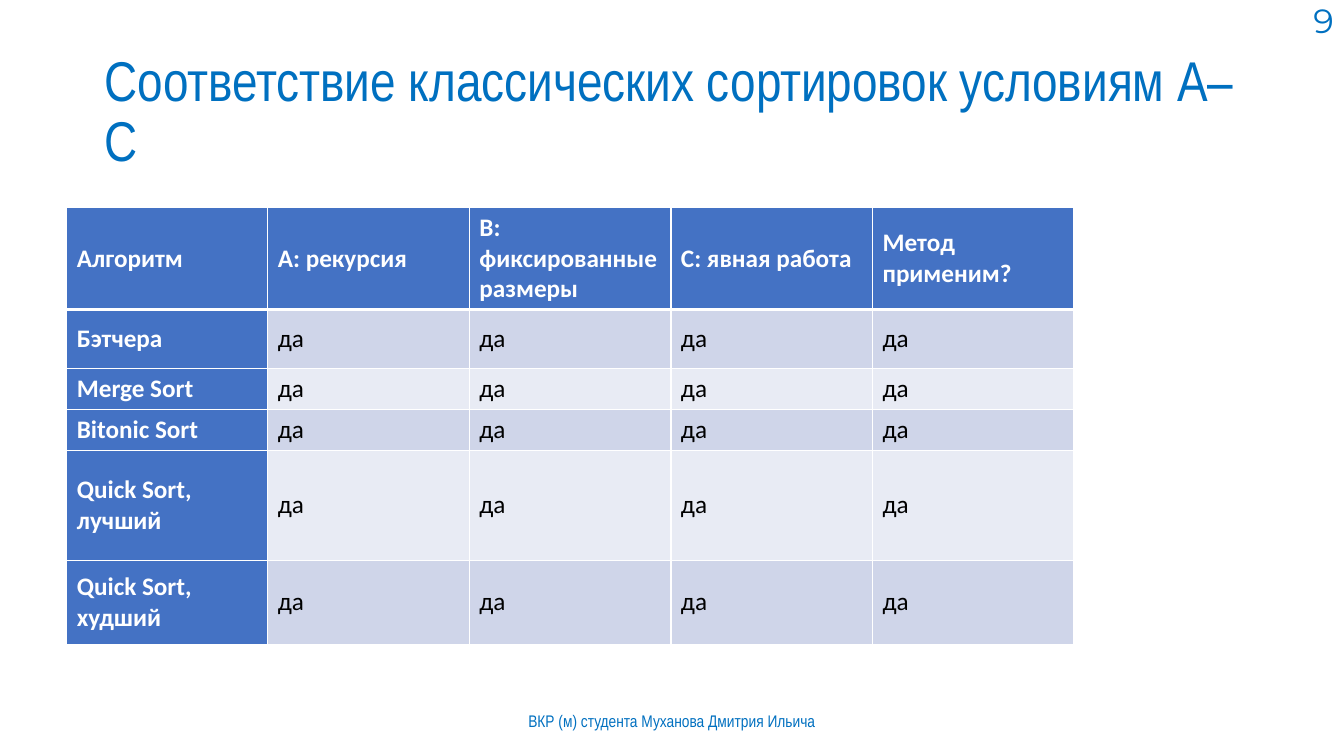
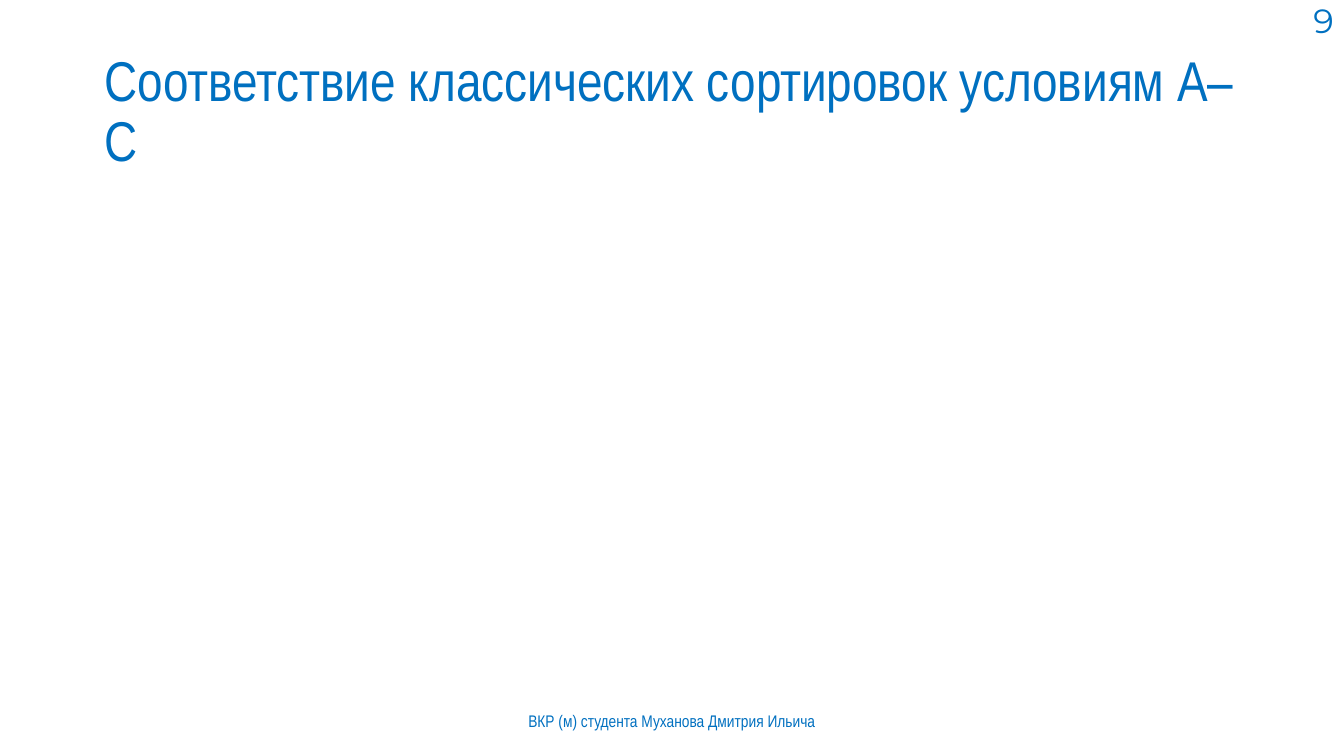
Before and after one commit to mityamuch/Diplom_Batcher, a slide deck: slide 9 of ВКР.pptx. Drawn at 1344x756 pixels with LibreOffice and Linux fonts; fonts in the diff are those of the drawing; grey boxes stand for pictures; background and template pictures are left out. Boxes give left, top, right and bottom in pixels: in the first picture for what was removed or moved away, otherwise in the second. Text is boxed around its words. In the diff, an @@ line names an element or a change of style, - is before the commit and + after.

```diff
--- a/ВКР.pptx
+++ b/ВКР.pptx
@@ table removed at (67, 208, 1074, 642), 6 rows, 5 columns @@
-Алгоритм | A: рекурсия | B: фиксированные размеры | C: явная работа | Метод применим?
-Бэтчера | да | да | да | да
-Merge Sort | да | да | да | да
-Bitonic Sort | да | да | да | да
-Quick Sort, лучший | да | да | да | да
-Quick Sort, худший | да | да | да | да
```
Also in this commit, not shown: 6 other slides changed.
